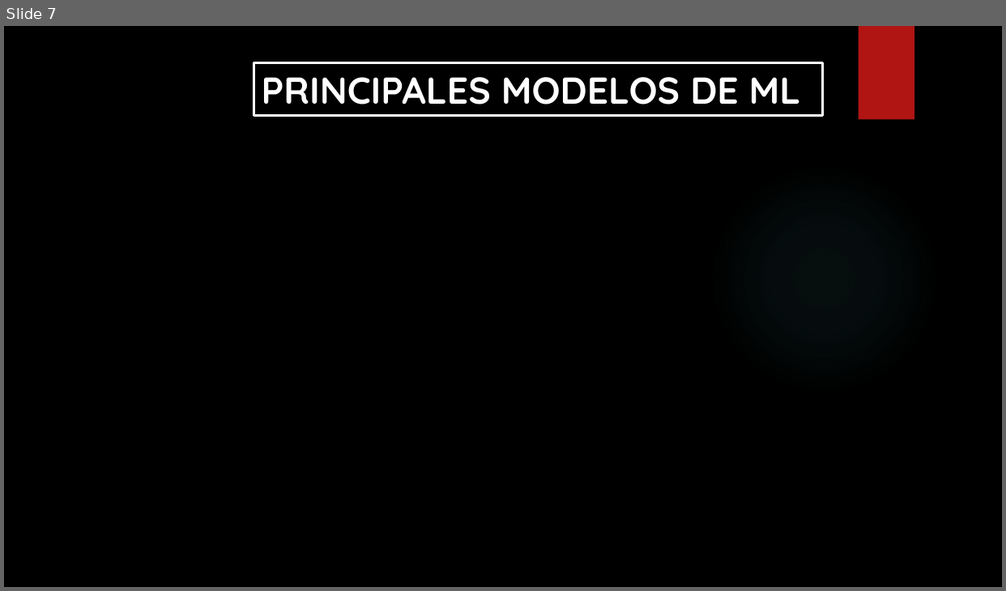
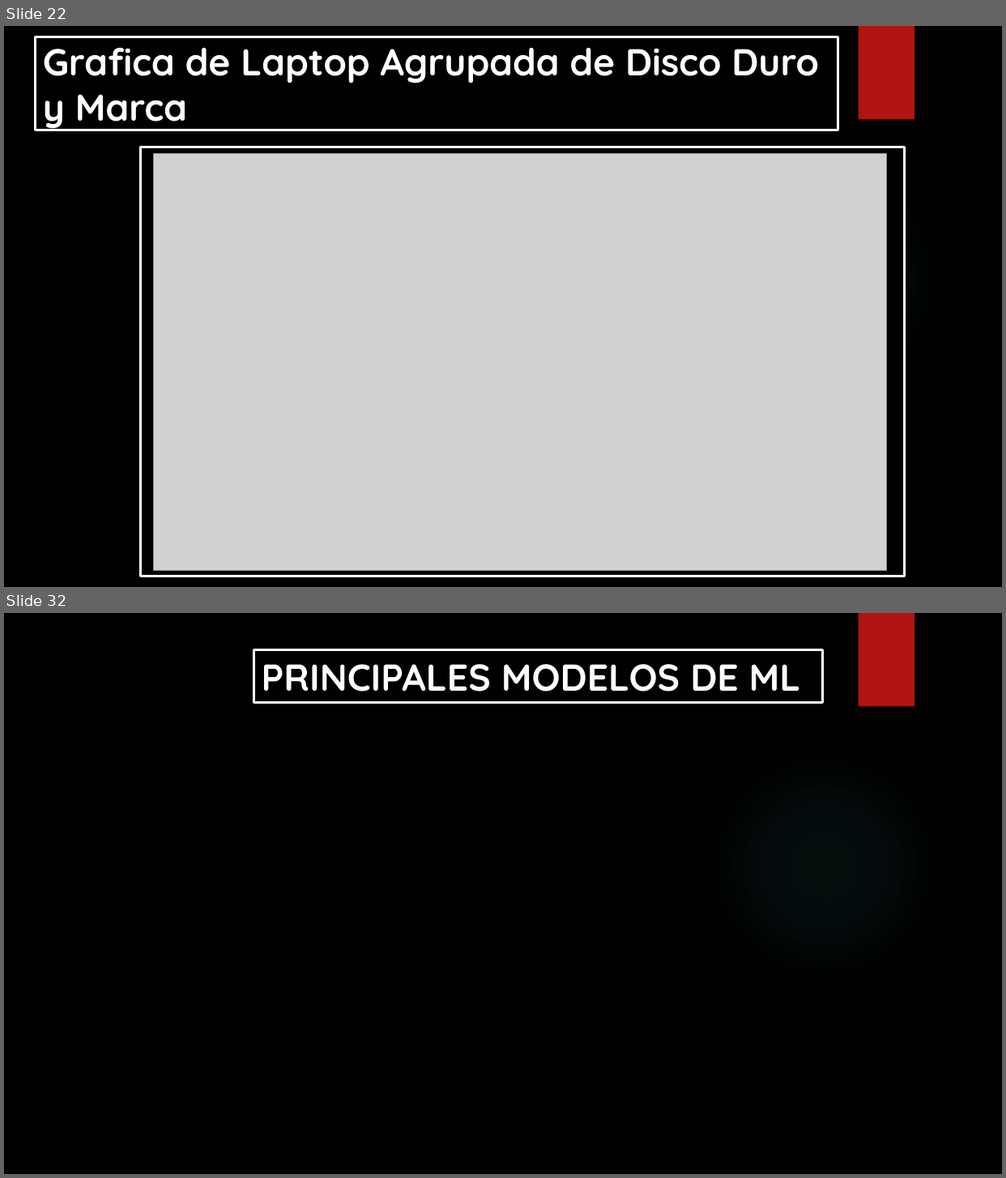
Before and after one commit to Isaac244/Proyecto_Machine_Learning, a slide deck: PROYECTO-MACHINE-LEARNING.pptx. Shown one above the other, each under a label of ours: slide 7 before the commit, slides 22 and 32 after it; the slides between them are not shown. The pictures are 1006x591 and 1006x1178 pixels, drawn with LibreOffice and Linux fonts; fonts in the diff are those of the drawing; grey boxes stand for pictures; background and template pictures are left out. Boxes give left, top, right and bottom in pixels: in the first picture for what was removed or moved away, otherwise in the second. Text is boxed around its words. In the diff, an @@ line names an element or a change of style, - is before the commit and + after.

```diff
--- a/PROYECTO-MACHINE-LEARNING.pptx
+++ b/PROYECTO-MACHINE-LEARNING.pptx
@@ slide 22 added at (4,26,1002,587), background picture (left out); not listed: 2 template elements that a slide beside it also shows @@
@@ rectangle added at (36,37,839,130), fill #000000, outline #FFFFFF 2.25 pt, 36 pt, text #FFFFFF, bold @@
+Grafica de Laptop Agrupada de Disco Duro y Marca
@@ rectangle added at (140,148,905,576), fill #000000, outline #FFFFFF 2.25 pt @@
@@ picture added at (153,153,887,571) @@
@@ what was slide 7 is now slide 32 @@
```
Also in this commit, not shown: 2 slides changed, 24 other slides added, 2 slides removed, 25 other files.
